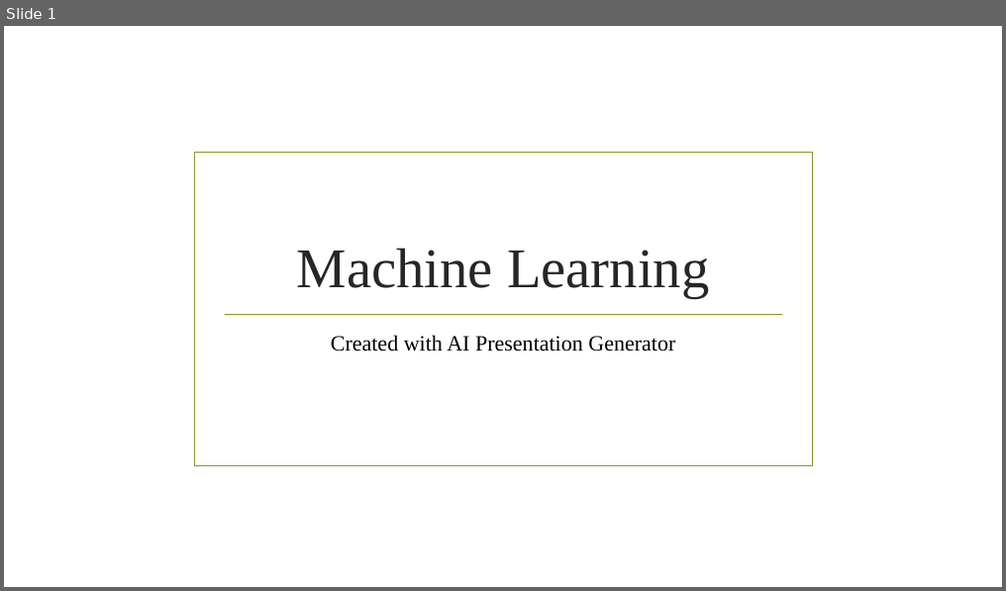
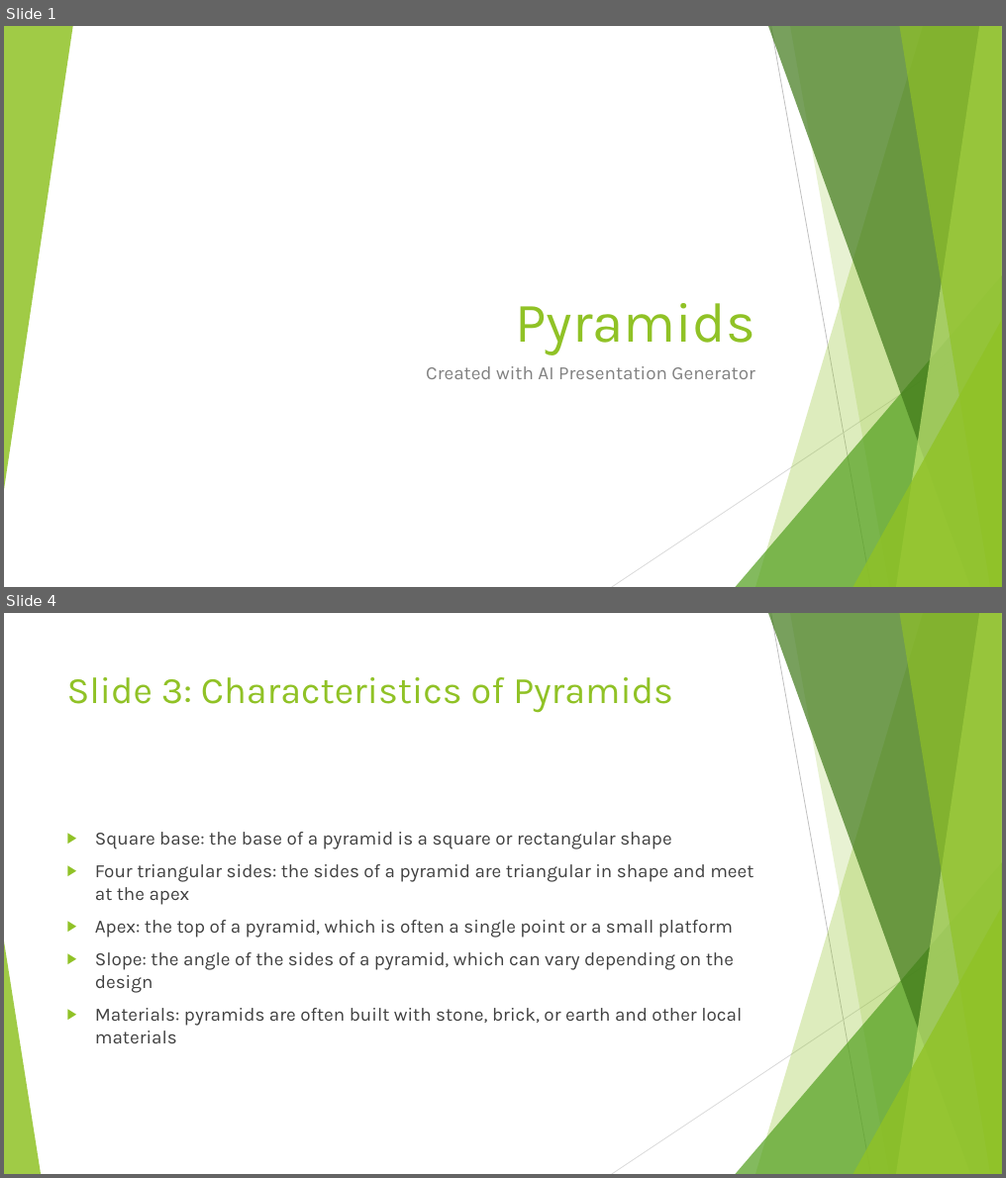
Before and after one commit to ammarmashal/ai-presentation-agent, a slide deck: my_presentation55.pptx. Shown one above the other, each under a label of ours: slide 1 before the commit, slides 1 and 4 after it; the slides between them are not shown. The pictures are 1006x591 and 1006x1178 pixels, drawn with LibreOffice and Linux fonts; fonts in the diff are those of the drawing; background and template pictures are left out. Boxes give left, top, right and bottom in pixels: in the first picture for what was removed or moved away, otherwise in the second. Text is boxed around its words. In the diff, an @@ line names an element or a change of style, - is before the commit and + after.

```diff
--- a/my_presentation55.pptx
+++ b/my_presentation55.pptx
@@ slide 4 added at (4, 613, 1002, 1174), background #FFFFFF; not listed: 9 template elements that a slide beside it also shows @@
@@ title added at (67, 677, 673, 713), 36 pt, text #90C226 @@
+Slide 3: Characteristics of Pyramids
@@ text added at (95, 832, 753, 1044), 18 pt, text #404040 @@
+▶ Square base: the base of a pyramid is a square or rectangular shape
+▶ Four triangular sides: the sides of a pyramid are triangular in shape and meet at the apex
+▶ Apex: the top of a pyramid, which is often a single point or a small platform
+▶ Slope: the angle of the sides of a pyramid, which can vary depending on the design
+▶ Materials: pyramids are often built with stone, brick, or earth and other local materials
@@ triangle added at (4, 942, 41, 1174), fill #90C226 at 85% opacity @@
@@ slide 1 changed as well @@
@@ group added at (4, 26, 1002, 587): 5 freeform shapes, 3 triangles, 2 lines @@
@@ rectangle removed at (195, 153, 813, 467) @@
@@ line removed from (224, 314) to (782, 314) @@
@@ title at (515, 303, 755, 356): text changed; font Times New Roman to Karla; text colour #262626 to #90C226 @@
-Machine Learning
+Pyramids
@@ subtitle "Created with AI Presentation Generator": place and size @@
-subtitle "Created with AI Presentation Generator" at (331, 335, 675, 352)
+subtitle "Created with AI Presentation Generator" at (426, 367, 754, 379)
@@ subtitle "Created with AI Presentation Generator" at (426, 367, 754, 379): size 21 to 18 pt, font Times New Roman to Karla, text colour #000000 to #808080; alignment centre to right @@
```
Also in this commit, not shown: 9 other slides added, 4 slides removed, 24 other files.
